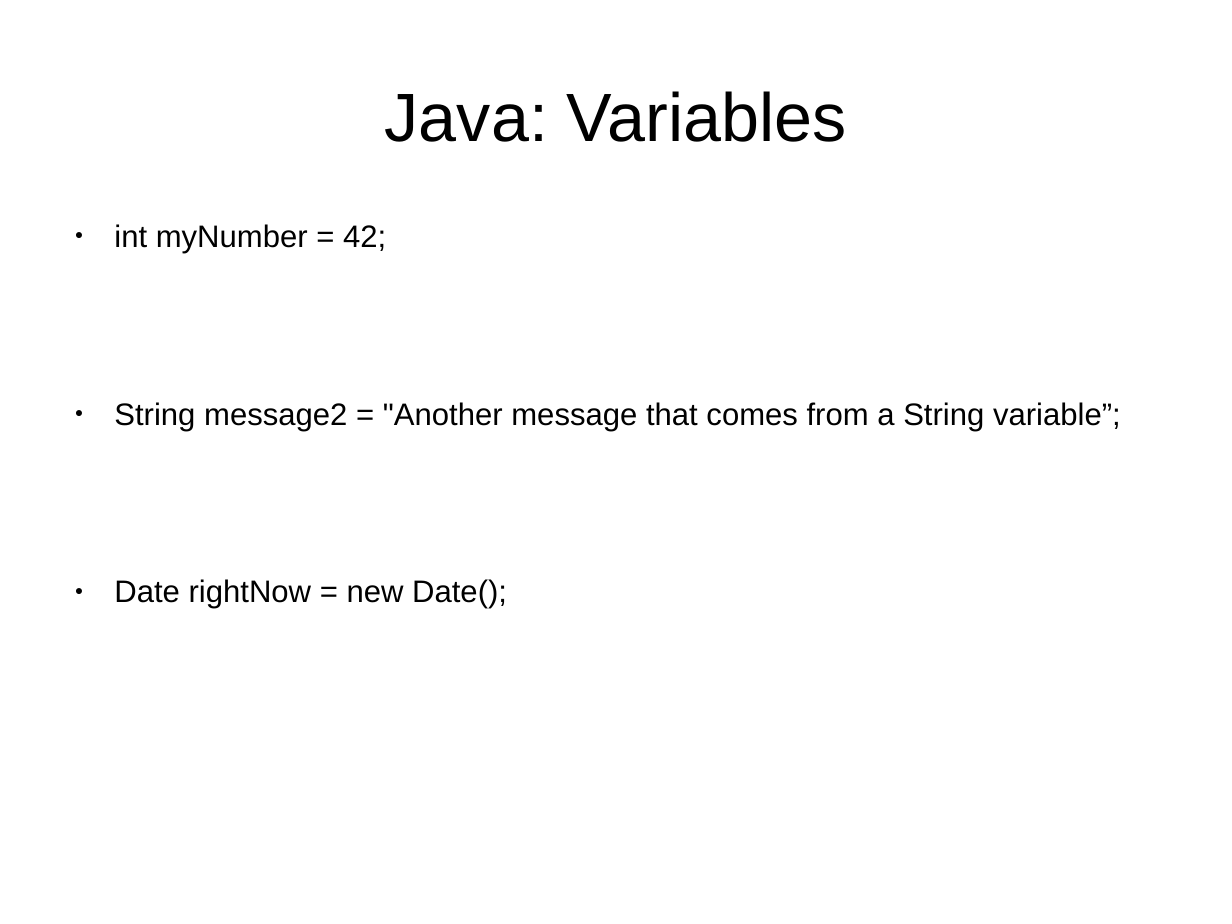
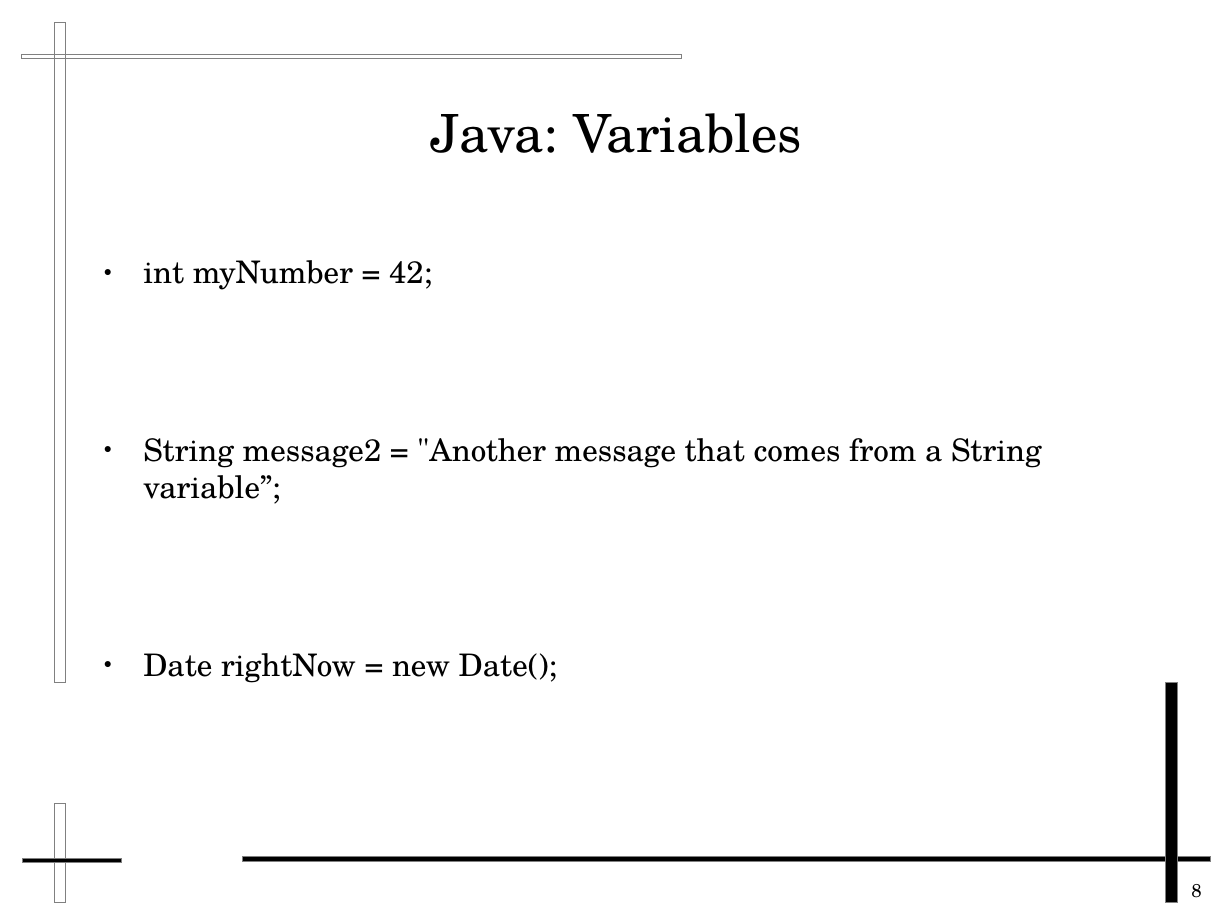
Before and after one commit to FredXCoders/HelloDojo, a slide deck: slide 8 of lessons/Java Classes and Variables.odp. Drawn at 1232x924 pixels with LibreOffice and Linux fonts; fonts in the diff are those of the drawing. Boxes give left, top, right and bottom in pixels: in the first picture for what was removed or moved away, otherwise in the second. Text is boxed around its words. In the diff, an @@ line names an element or a change of style, - is before the commit and + after.

```diff
--- a/lessons/Java Classes and Variables.odp
+++ b/lessons/Java Classes and Variables.odp
@@ rectangle added at <box>55,22,67,683</box>, outline #808080 0 pt @@
@@ rectangle added at <box>22,54,683,58</box>, outline #808080 0 pt @@
@@ title "Java: Variables": place and size @@
-title "Java: Variables" at <box>385,91,847,142</box>
+title "Java: Variables" at <box>431,113,802,153</box>
@@ title "Java: Variables" at <box>431,113,802,153</box>: size 44 to 33.9 pt, font Arial to TeX Gyre Schola @@
@@ text "int myNumber = 42;": place and size @@
-text "int myNumber = 42;" at <box>114,224,1121,609</box>
+text "int myNumber = 42;" at <box>143,260,1042,683</box>
@@ text "int myNumber = 42;" at <box>143,260,1042,683</box>: font Arial to TeX Gyre Schola @@
@@ rectangle added at <box>1166,683,1178,903</box>, fill #000000, outline #808080 0 pt @@
@@ rectangle added at <box>54,804,66,903</box>, outline #808080 0 pt @@
@@ rectangle added at <box>22,859,122,863</box>, fill #000000, outline #808080 0 pt @@
@@ rectangle added at <box>243,856,1211,861</box>, fill #000000, outline #808080 0 pt @@
@@ page number added at <box>1191,884,1201,898</box>, 12 pt, text #000000 @@
+8
```
Also in this commit, not shown: 9 other slides changed, 1 other file.
